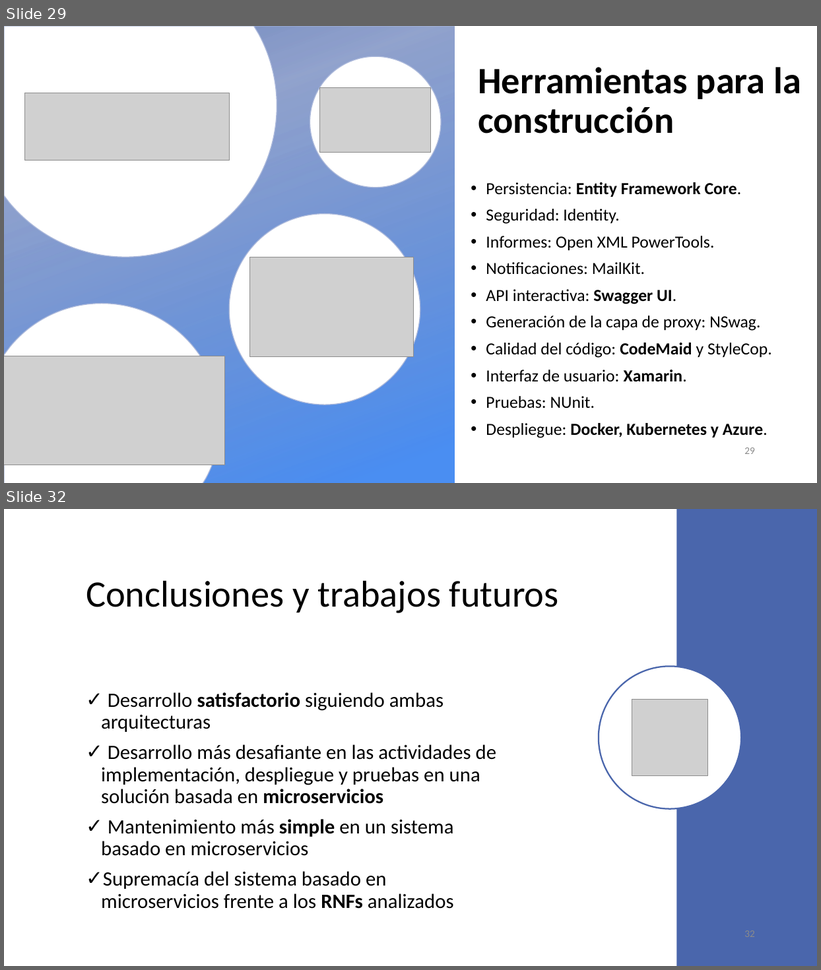
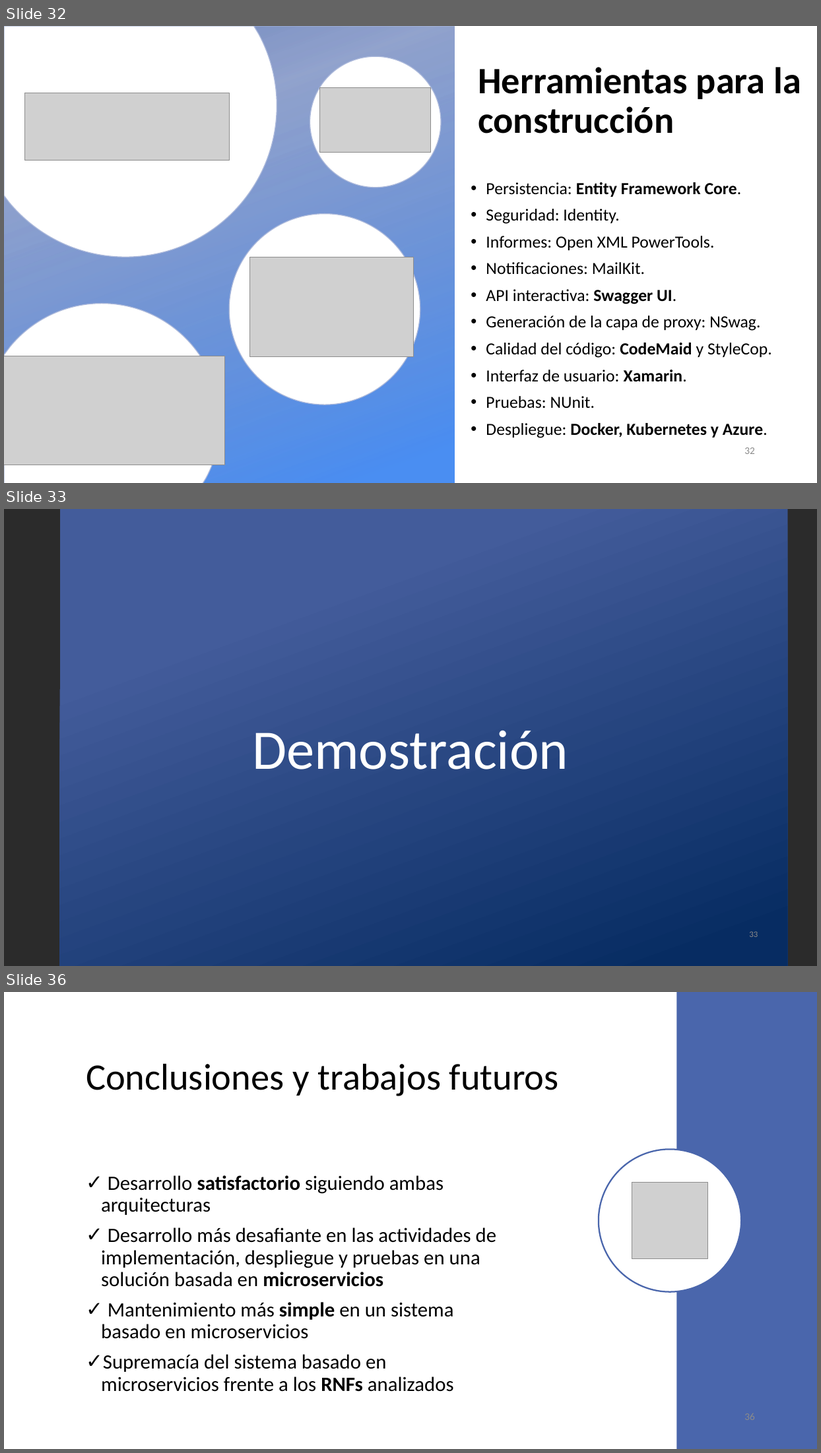
Before and after one commit to VictorIranzo/TFG_Microservices, a slide deck: Trabajo/Presentación/Desarrollo de software basado en microservicios.pptx. Shown one above the other, each under a label of ours: slides 29 and 32 before the commit, slides 32, 33 and 36 after it; the slides between them are not shown. The pictures are 821x970 and 821x1453 pixels, drawn with LibreOffice and Linux fonts; fonts in the diff are those of the drawing; grey boxes stand for pictures; background and template pictures are left out; a plain dark background stands for a picture behind light text. Boxes give left, top, right and bottom in pixels: in the first picture for what was removed or moved away, otherwise in the second. Text is boxed around its words. In the diff, an @@ line names an element or a change of style, - is before the commit and + after.

```diff
--- a/Trabajo/Presentación/Desarrollo de software basado en microservicios.pptx
+++ b/Trabajo/Presentación/Desarrollo de software basado en microservicios.pptx
@@ slide 33 added at (4, 509, 817, 966), background picture (left out) @@
@@ rectangle added at (60, 509, 788, 966), fill gradient #435C9B to #072C62 @@
@@ title added at (252, 730, 568, 770), 66 pt, text #FFFFFF @@
+Demostración
@@ page number added at (749, 932, 758, 937), 10 pt, text #898989 @@
+33
@@ what was slide 29 is now slide 32 @@
@@ page number at (745, 448, 755, 454): text changed @@
-29
+32
@@ what was slide 32 is now slide 36 @@
@@ page number at (745, 1414, 755, 1420): text changed @@
-32
+36
```
Also in this commit, not shown: 12 slides changed, 4 other slides added.
